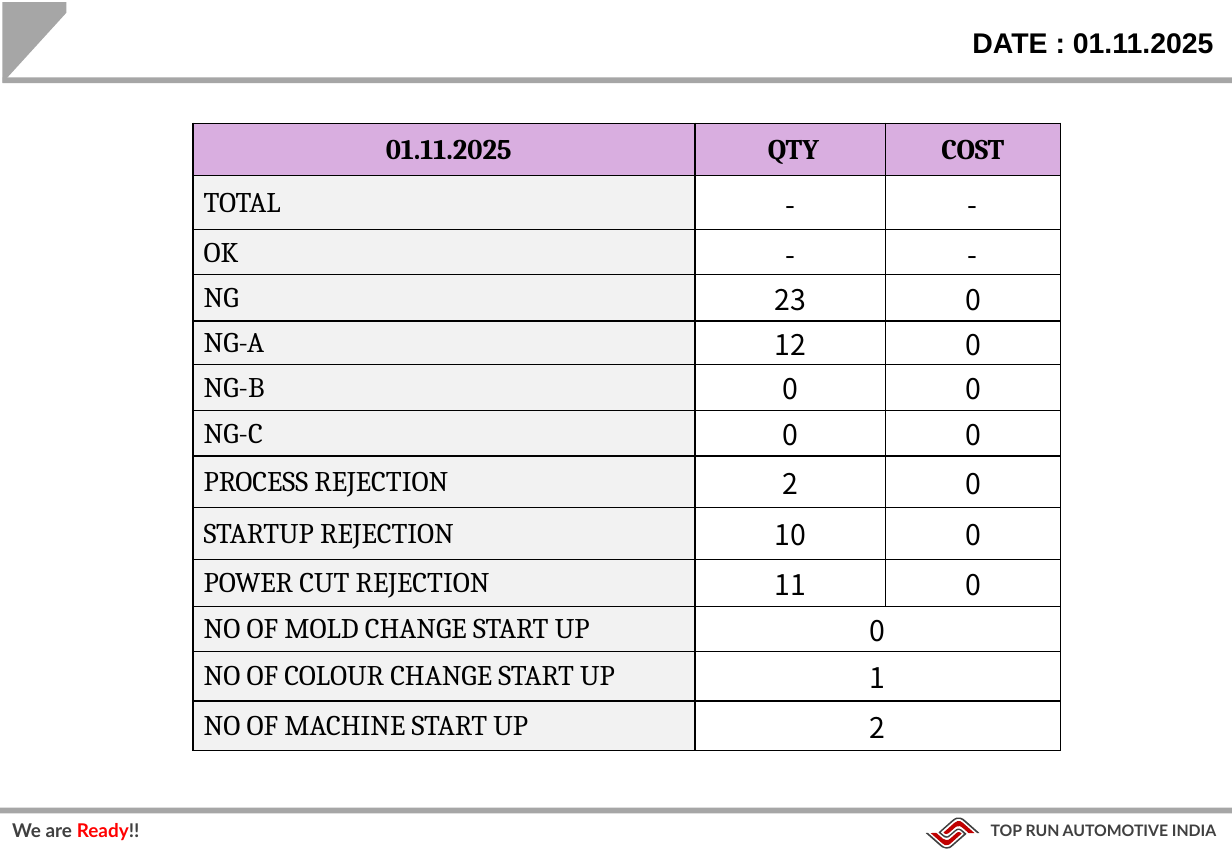
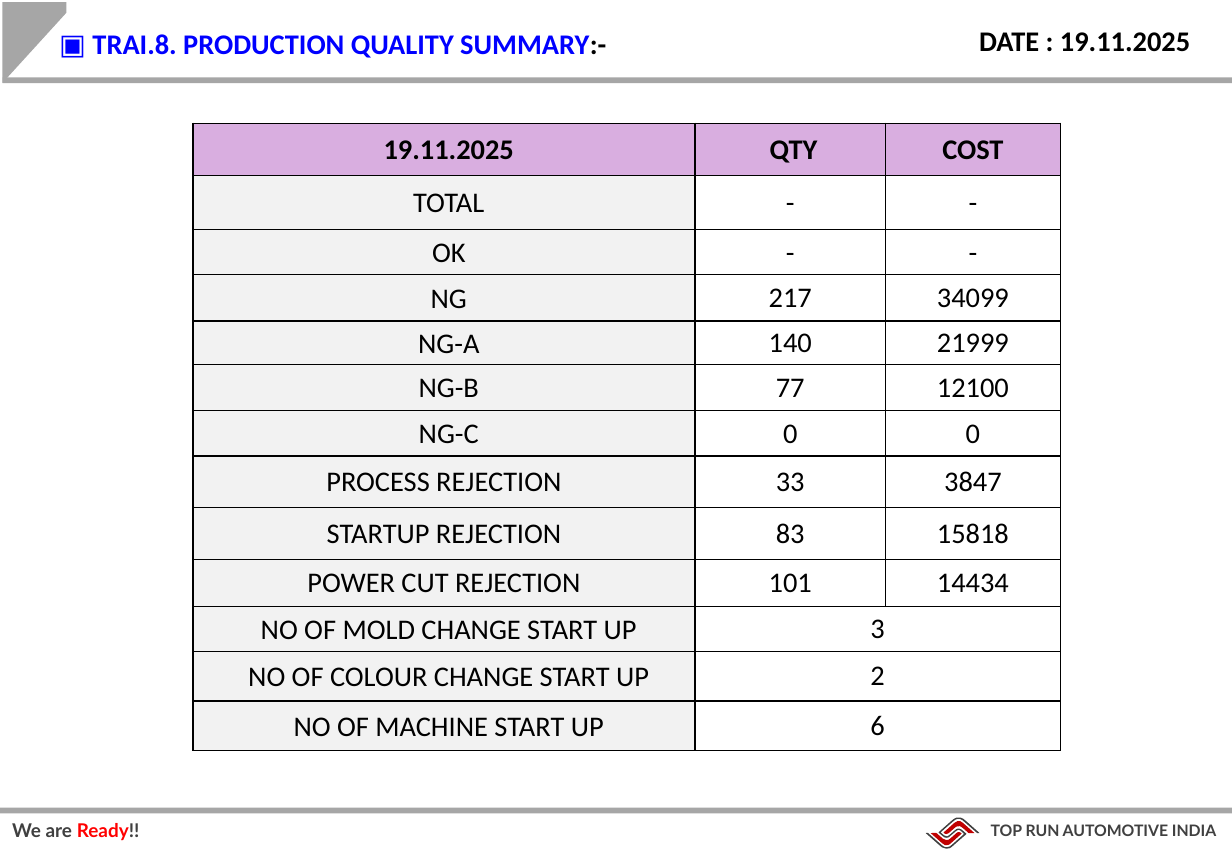
Before and after one commit to Dhamo2005/TOPRUN, a slide deck: slide 8 of Date.pptx. Drawn at 1232x853 pixels with LibreOffice and Linux fonts; fonts in the diff are those of the drawing; background and template pictures are left out. Boxes give left, top, right and bottom in pixels: in the first picture for what was removed or moved away, otherwise in the second. Text is boxed around its words. In the diff, an @@ line names an element or a change of style, - is before the commit and + after.

```diff
--- a/Date.pptx
+++ b/Date.pptx
@@ text added at box(92, 34, 589, 58), 18 pt, text #0000FF, bold @@
+▣ TRAI.8. PRODUCTION QUALITY SUMMARY:-
@@ text at box(979, 32, 1190, 51): text changed; font Arial to Calibri @@
-DATE : 01.11.2025
+DATE : 19.11.2025
@@ table at box(193, 123, 1061, 751) @@
-row 1, column 1: 01.11.2025
+row 1, column 1: 19.11.2025
-row 4, column 2: 23
+row 4, column 2: 217
-row 4, column 3: 0
+row 4, column 3: 34099
-row 5, column 2: 12
+row 5, column 2: 140
-row 5, column 3: 0
+row 5, column 3: 21999
-row 6, column 2: 0
+row 6, column 2: 77
-row 6, column 3: 0
+row 6, column 3: 12100
-row 8, column 2: 2
+row 8, column 2: 33
-row 8, column 3: 0
+row 8, column 3: 3847
-row 9, column 2: 10
+row 9, column 2: 83
-row 9, column 3: 0
+row 9, column 3: 15818
-row 10, column 2: 11
+row 10, column 2: 101
-row 10, column 3: 0
+row 10, column 3: 14434
-row 11, column 2: 0
+row 11, column 2: 3
-row 12, column 2: 1
+row 12, column 2: 2
-row 13, column 2: 2
+row 13, column 2: 6
@@ font Cambria to Calibri in "QTY", "COST", "TOTAL", "OK" and 10 more places @@
@@ font Noto Sans CJK KR to Calibri in "-", "-", "-", "-" and 2 more places @@
@@ alignment left to centre @@
```
Also in this commit, not shown: 7 other slides changed.
